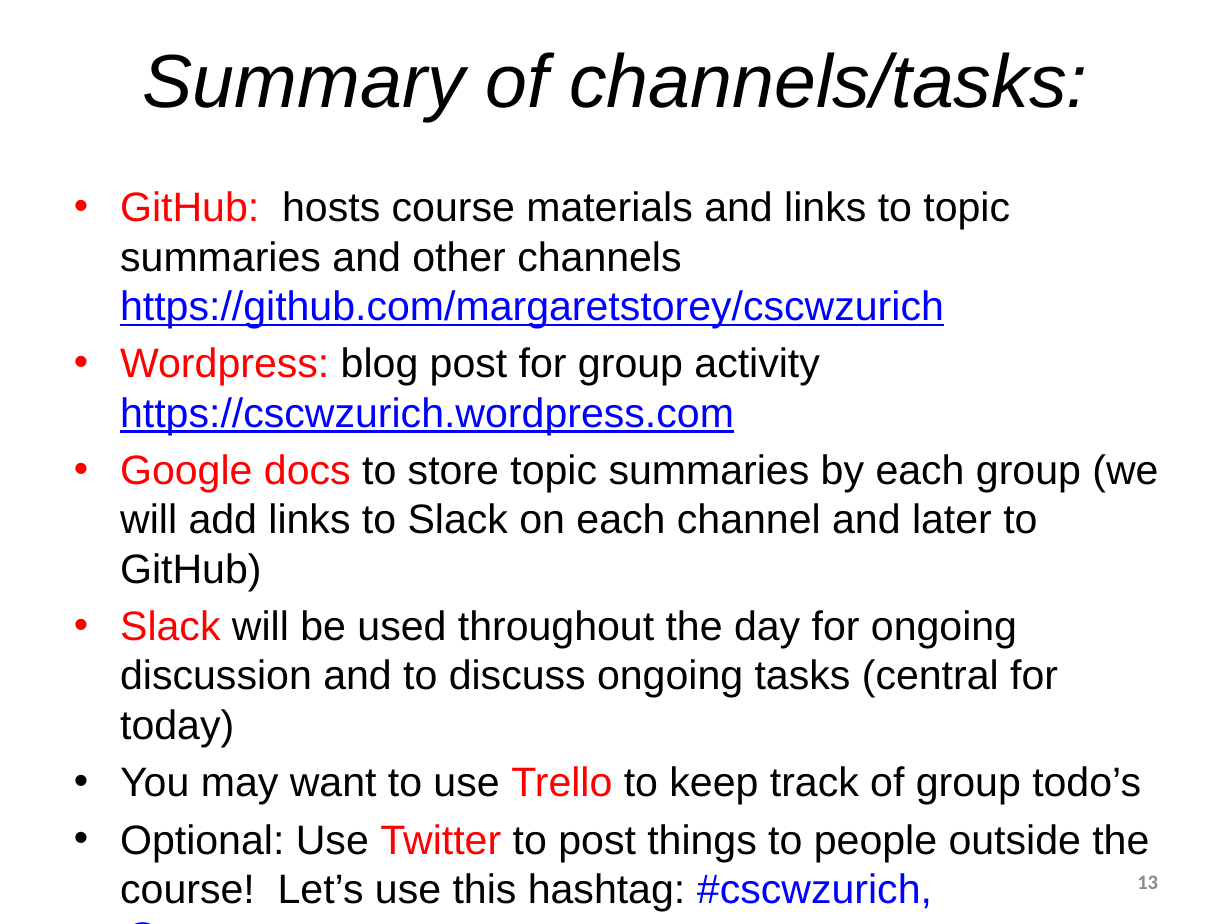
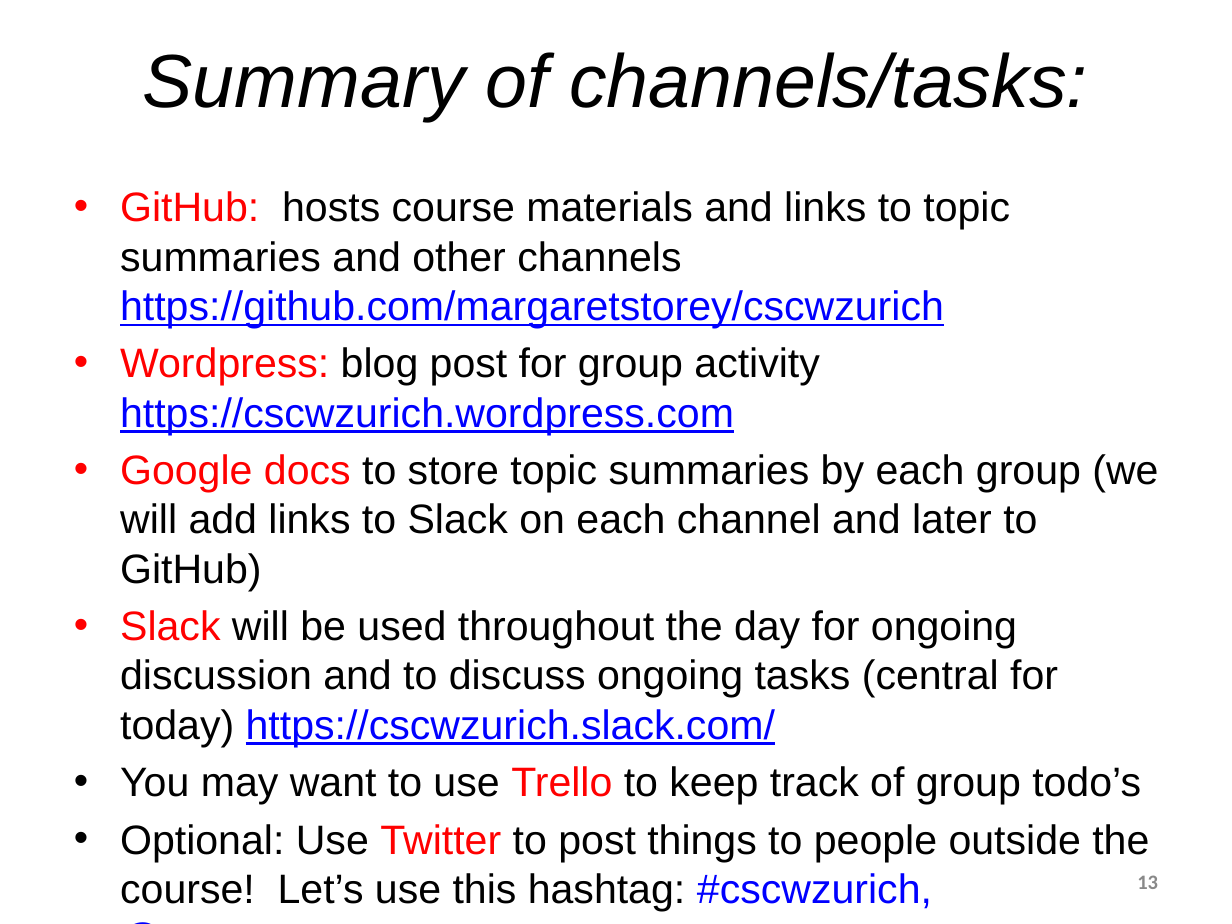
Before and after one commit to margaretstorey/cscwzurich, a slide deck: slide 13 of slides/1. course mechanics.pptx. Drawn at 1232x924 pixels with LibreOffice and Linux fonts; fonts in the diff are those of the drawing. Boxes give left, top, right and bottom in pixels: in the first picture for what was removed or moved away, otherwise in the second. Text is boxed around its words. In the diff, an @@ line names an element or a change of style, - is before the commit and + after.

Commit message:
Updated slack url

```diff
--- a/slides/1. course mechanics.pptx
+++ b/slides/1. course mechanics.pptx
@@ text at (120,610,1058,747): text changed @@
-• Slack will be used throughout the day for ongoing discussion and to discuss ongoing tasks (central for today)
+• Slack will be used throughout the day for ongoing discussion and to discuss ongoing tasks (central for today) https://cscwzurich.slack.com/
```
